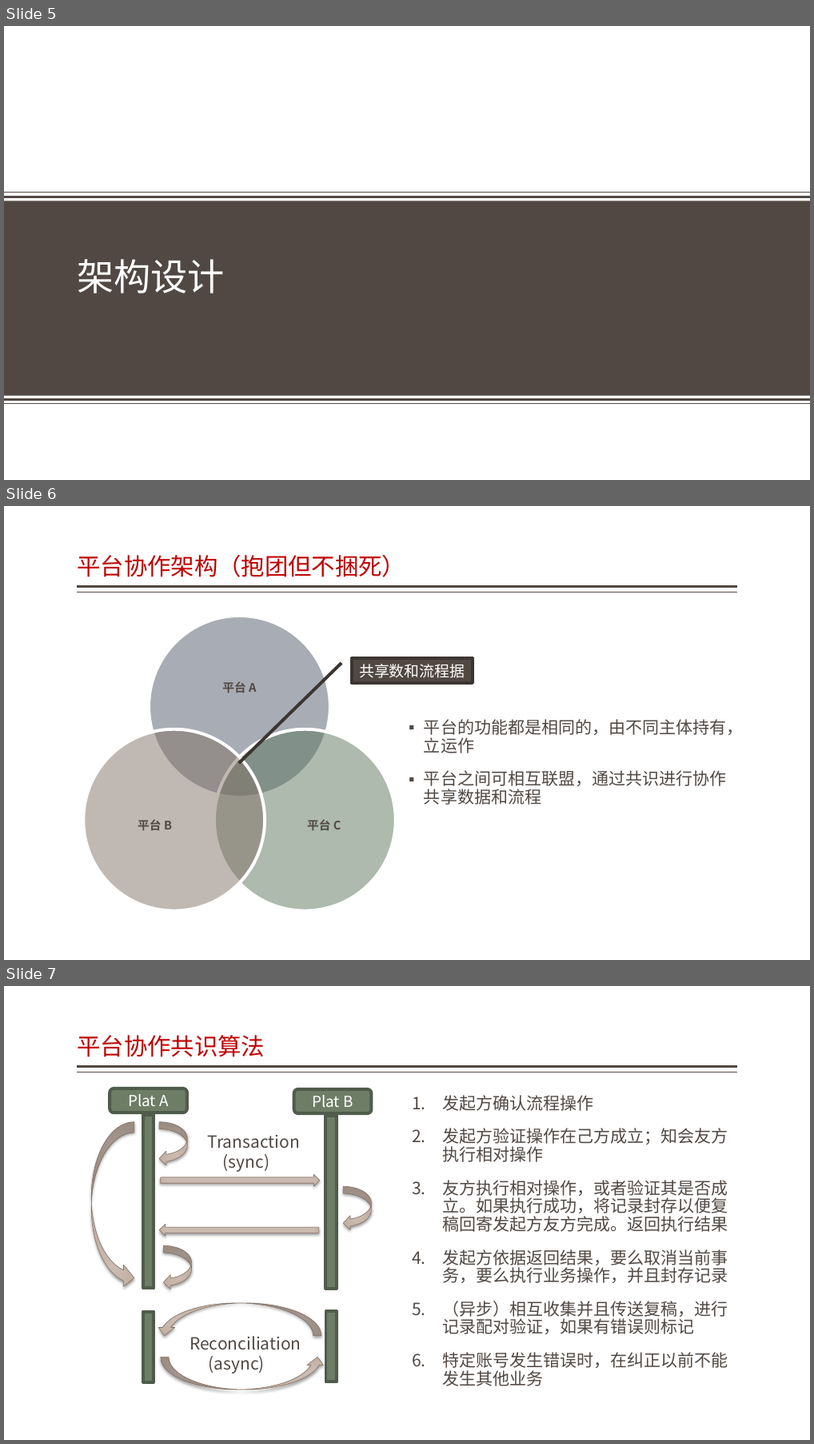
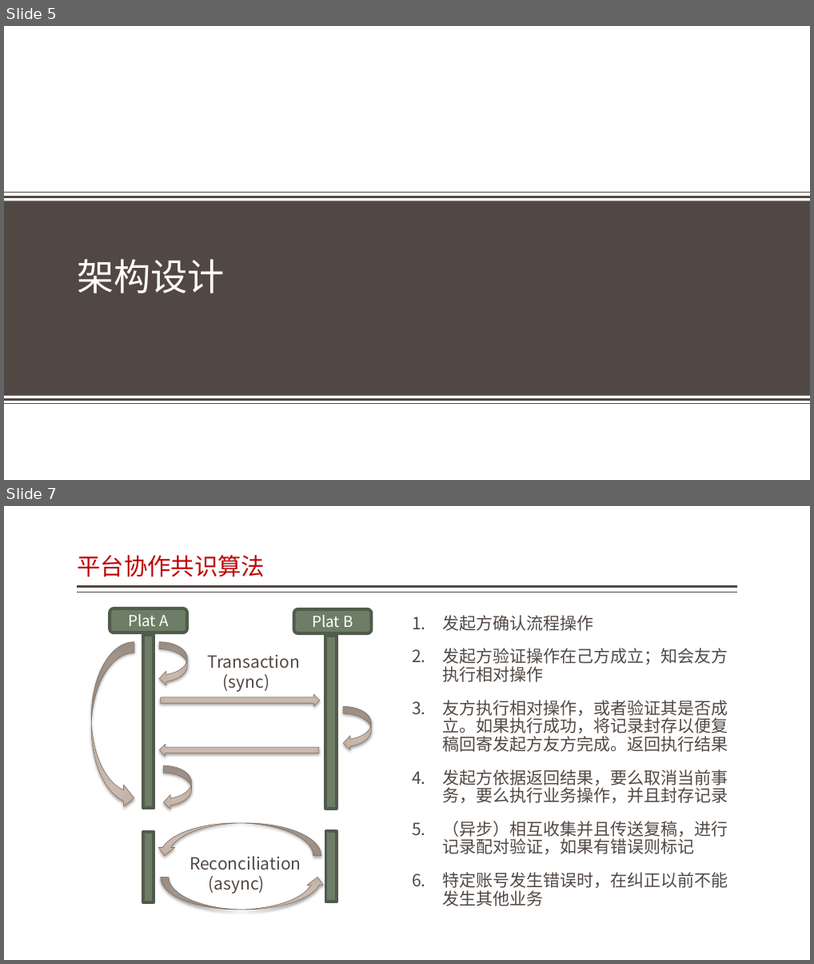
Before and after one commit to jzgi/chainsmart, a slide deck: Docs/品链应用参考设计.pptx. Shown one above the other, each under a label of ours: slides 5, 6 and 7 before the commit, slides 5 and 7 after it; the slides between them are not shown. The pictures are 814x1444 and 814x964 pixels, drawn with LibreOffice and Linux fonts; fonts in the diff are those of the drawing; background and template pictures are left out. Boxes give left, top, right and bottom in pixels: in the first picture for what was removed or moved away, otherwise in the second. Text is boxed around its words. In the diff, an @@ line names an element or a change of style, - is before the commit and + after.

```diff
--- a/Docs/品链应用参考设计.pptx
+++ b/Docs/品链应用参考设计.pptx
@@ slide 6 removed at [4, 506, 810, 960], background #FFFFFF; not listed: 2 template elements that a slide beside it also shows @@
@@ title removed at [77, 555, 406, 577] @@
-平台协作架构（抱团但不捆死）
@@ border callout removed at [352, 659, 473, 684] @@
-共享数和流程据
@@ text removed at [424, 719, 744, 804] @@
-▪ 平台的功能都是相同的，由不同主体持有，立运作
-▪ 平台之间可相互联盟，通过共识进行协作共享数据和流程
@@ group removed at [83, 616, 396, 911]: 3 ellipses, 3 texts @@
-平台 A
-平台 C
-平台 B
```
Also in this commit, not shown: 3 slides changed, 2 slides added, 1 other slide removed, 24 other files.
